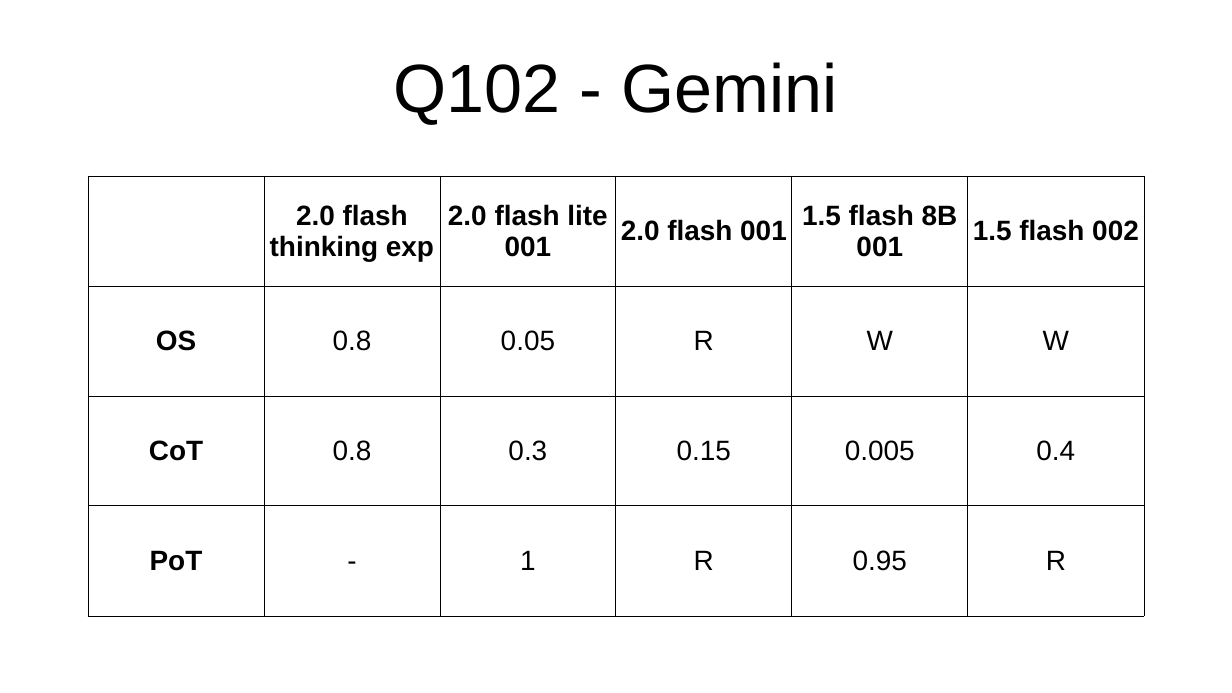
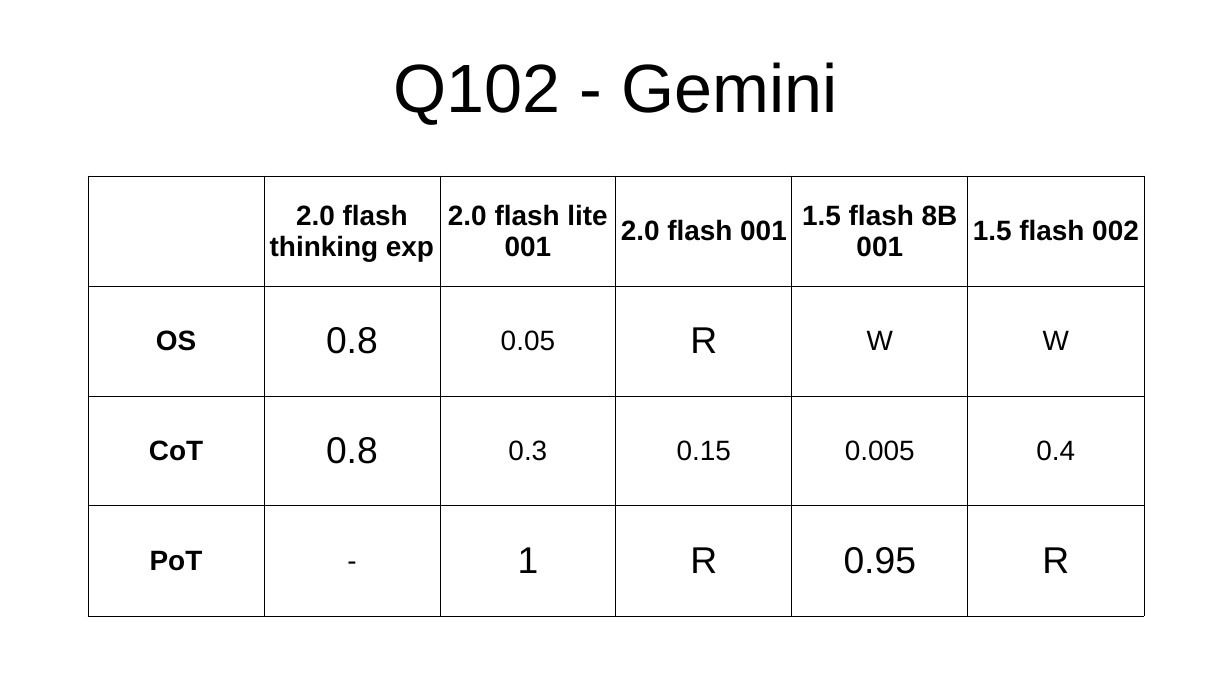
Before and after one commit to PieBerto/Stress-testing-chatbots, a slide deck: slide 17 of Slideshow/Results_presentation.odp. Drawn at 1232x693 pixels with LibreOffice and Linux fonts; fonts in the diff are those of the drawing. Boxes give left, top, right and bottom in pixels: in the first picture for what was removed or moved away, otherwise in the second. Text is boxed around its words. In the diff, an @@ line names an element or a change of style, - is before the commit and + after.

```diff
--- a/Slideshow/Results_presentation.odp
+++ b/Slideshow/Results_presentation.odp
@@ table at (x1=88, y1=177, x2=1143, y2=617) @@
@@ size 18 to 24 pt in "0.8", "R", "0.8", "1" and 3 more places @@
```
Also in this commit, not shown: 17 other slides changed, 3 slides added, 10 other files.
